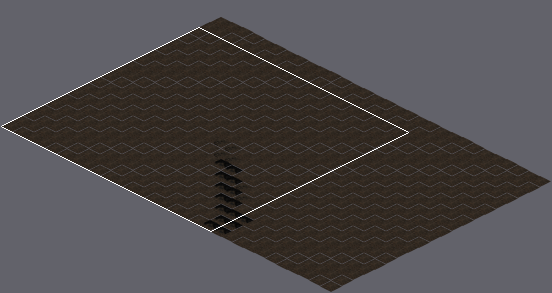
An edit to a level. Tiled map (JSON), assets/tilemaps/maps/tristam.json. The picture above shows the old version from afar; the outline marks the close-up.
Close-up. The starting point:
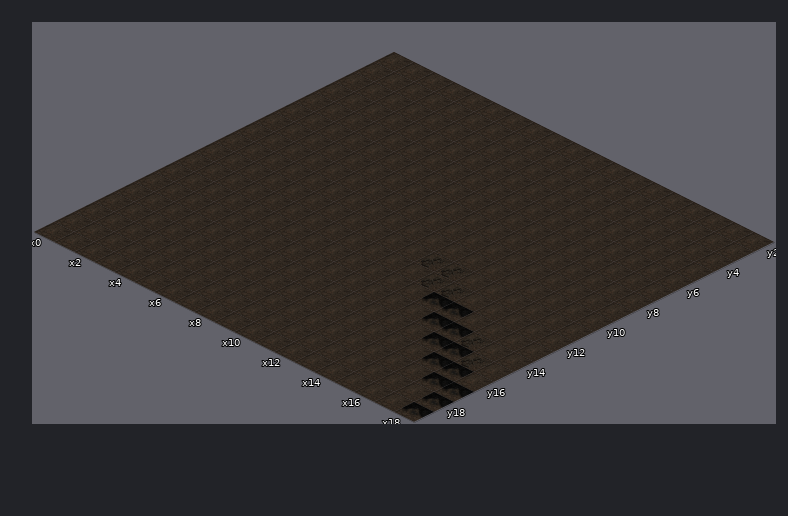
Cells are 160x80 px. Isometric: x runs down to the right, y down to the left. Shown: x 0..18, y 2..19.
Now the later version:
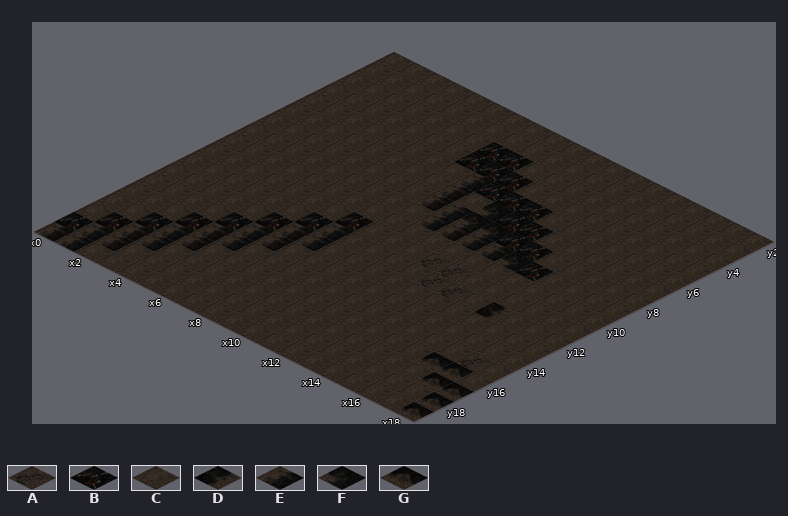
Key: from "tristam-ground": A 6, B 8, C 50, D 51, E 55, F 56, G 57.
_ is an empty cell, . an unchanged one.
Changes in this commit:
--- layer "ground"
@@ x 7..14 @@
- 4 CC......
- 5 CCC.....
- 6 .CCCC...
- 7 .C.CCC..
- 8 .CCCCCC.
- 9 ..CCCCCC
+ 4 BB......
+ 5 BBB.....
+ 6 .EBBB...
+ 7 .E.FBB..
+ 8 .EEFFBB.
+ 9 ..EEEEFB
@@ x 0..16 @@
-11 .......C.........
-12 ......CC.......C.
-13 .....CCC.....GG..
-14 ....CCC.......GGA
-15 ...CCC.........GG
-16 ..CCC............
-17 .CCC.............
-18 CCC..............
-19 CC...............
+11 .......B.........
+12 ......BE.......D.
+13 .....BEE.....CC..
+14 ....BEE.......CCC
+15 ...BEE.........CC
+16 ..BEE............
+17 .BEE.............
+18 BEE..............
+19 EE...............
